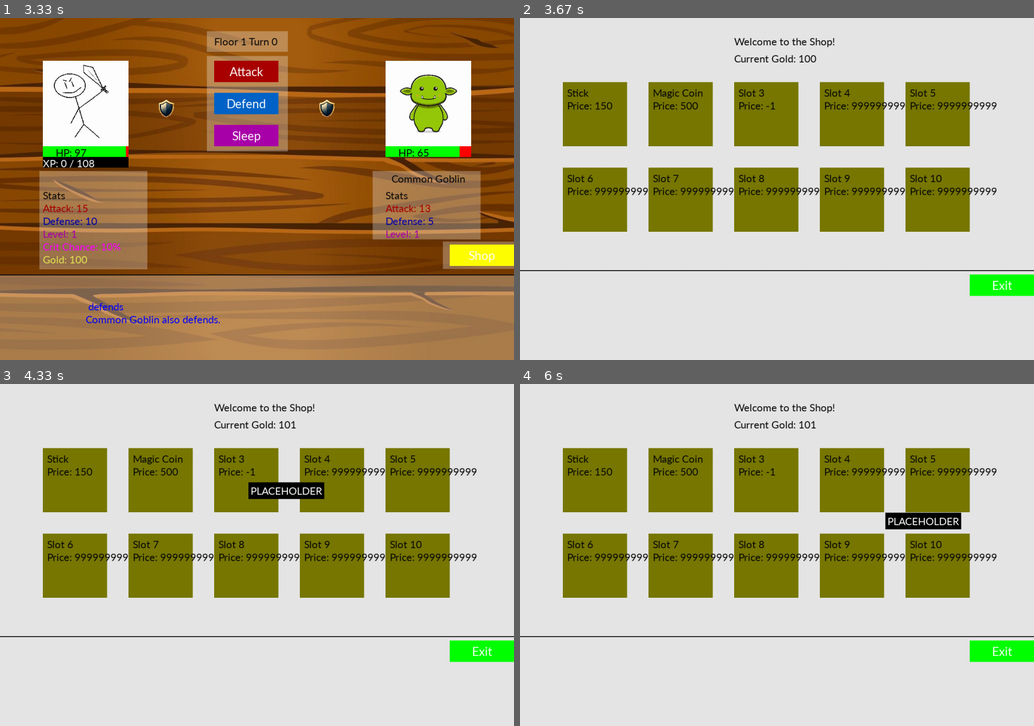
Above: before the commit, frames 1-4 (two rows, left to right).
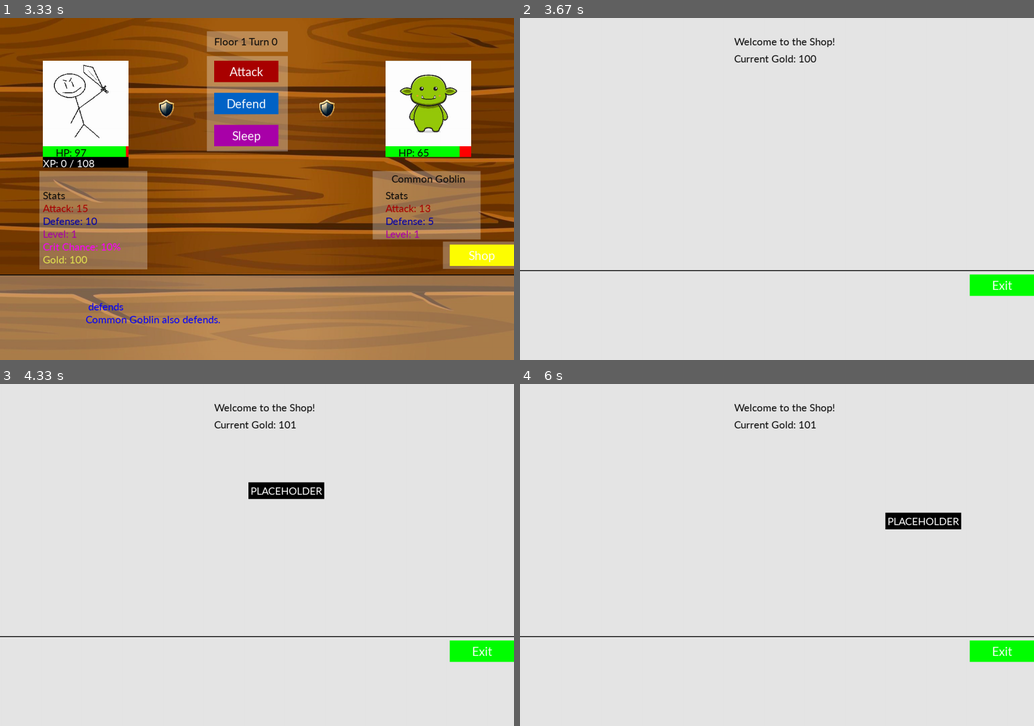
Above: after the commit, the same moments.

Repository: Krybto1/EBBS
Game: pygame game, started from pygame/pygame_ver.py
Same seed, same stepped clock (60 frames per second), same inputs: the game is played once before the commit and once after it.
Inputs (mouse positions are in pixels of both pictures, inside the frame that each line leads up to):
- Up to frame 1 (3.33 s): click "Enter" at 0.38 s; click (262, 209) at 0.72 s; click (97, 271) at 1.05 s; click "Attack" at 1.38 s; click "Sleep" at 2.23 s; click "HP: 65" at 2.9 s; click "Defend" at 3.22 s
- Up to frame 2 (3.67 s): click "Shop" at 3.55 s
- Up to frame 3 (4.33 s): click (246, 479) at 4.05 s
- Up to frame 4 (6 s): click (890, 472) at 4.38 s; click (663, 493) at 4.72 s; click (962, 633) at 5.05 s; click (915, 592) at 5.38 s; click (884, 510) at 5.72 s

Frame 1 is identical in both runs. In frame 2, 24% of the frame differs, in the area x 8-93%, y 18-63%; in frame 3, 24%; in frame 4, 24%.

Commit message:
structure fix

Diff:
--- a/pygame/pygame_ver.py
+++ b/pygame/pygame_ver.py
@@ -90,6 +90,8 @@
 
 def enter_shop(screen, shop_screen, font, Knight1, Shop_Exit_Button):
     global shop_active, shop_items
+    # Draw background boxes for shop items
+    shop_item_objects = Classes.draw_shop_items(shop_screen, shop_items, font, (100, 150), (150, 150), 50)
     shop_active = True
     while shop_active:
         mouse_pos = pygame.mouse.get_pos()
@@ -110,9 +112,6 @@
         shop_screen.blit(font.render(f"Welcome to the Shop!", 1, (10, 10, 10)), (500, 40))
         shop_screen.blit(font.render(f"Current Gold: {Knight1.get_gold()}", 1, (10, 10, 10)), (500, 80))
         Shop_Exit_Button.draw(shop_screen)
-
-        # Draw background boxes for shop items
-        shop_item_objects = Classes.draw_shop_items(shop_screen, shop_items, font, (100, 150), (150, 150), 50)
 
         # Handle hover text
         Classes.handle_shop_hover(shop_item_objects, shop_screen, font, mouse_pos)
